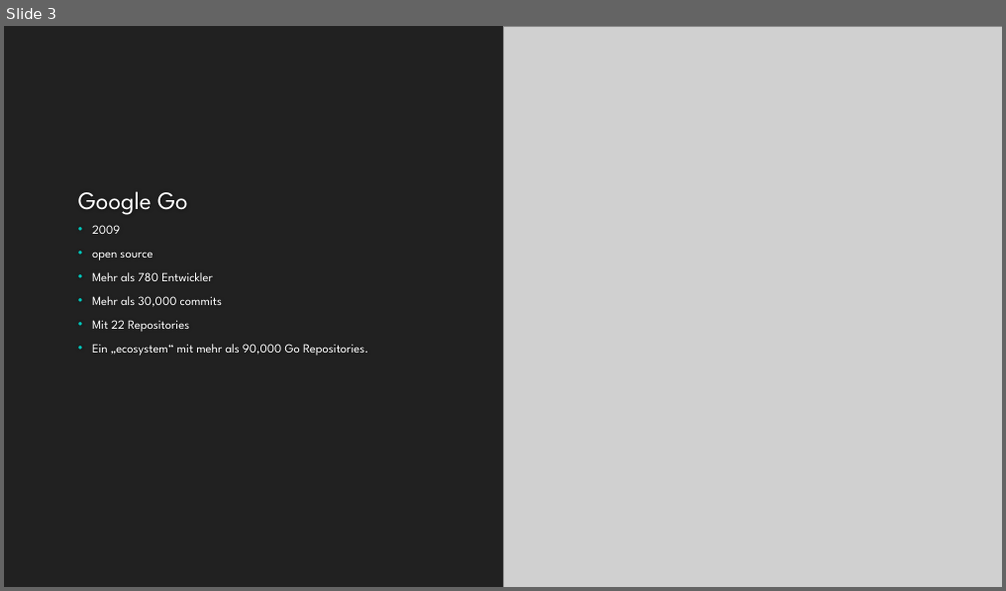
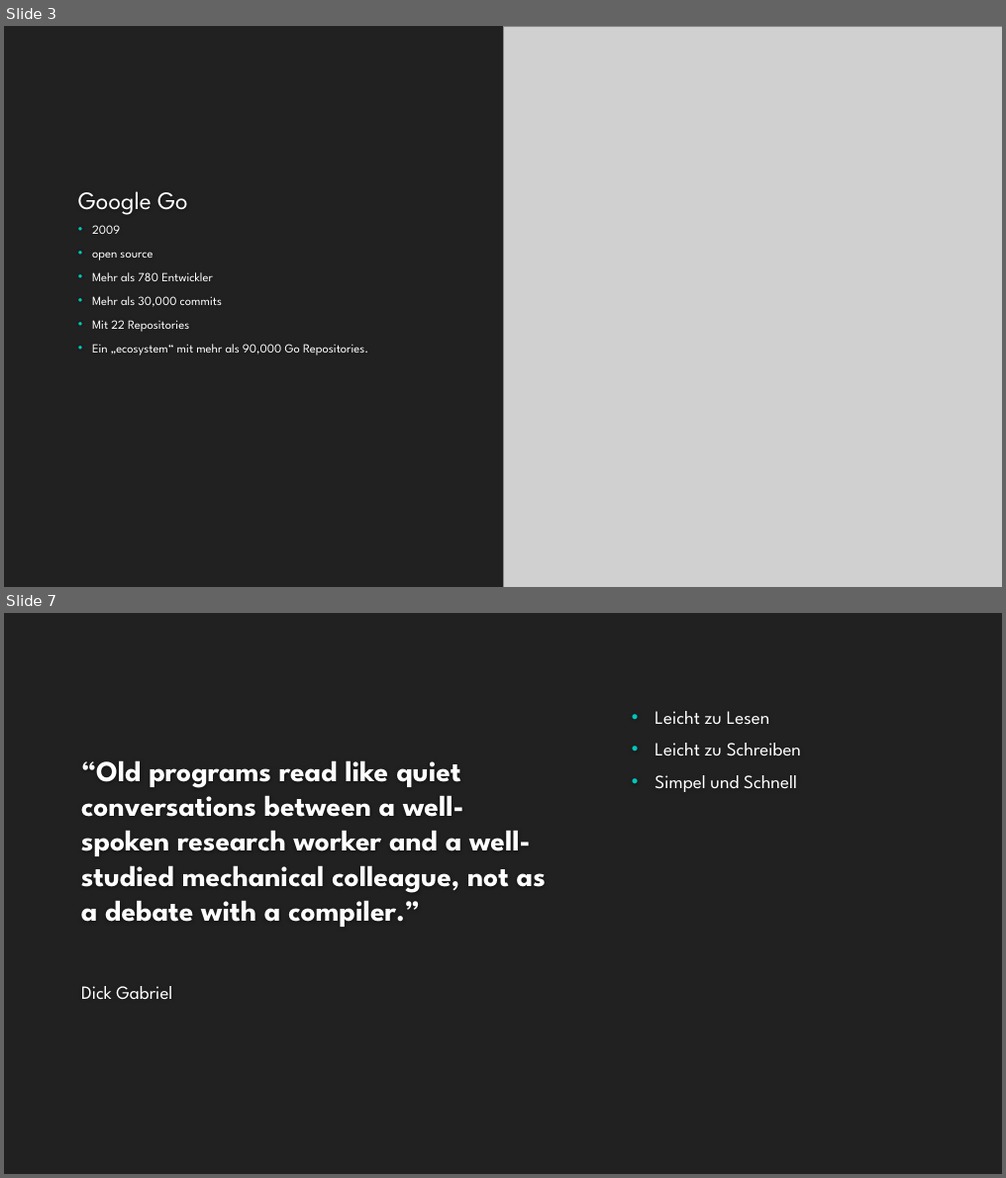
Before and after one commit to informatik-mannheim/iws_golang, a slide deck: presentation/Golang.pptx. Shown one above the other, each under a label of ours: slide 3 before the commit, slides 3 and 7 after it; the slides between them are not shown. The pictures are 1006x591 and 1006x1178 pixels, drawn with LibreOffice and Linux fonts; fonts in the diff are those of the drawing; grey boxes stand for pictures; background and template pictures are left out. Boxes give left, top, right and bottom in pixels: in the first picture for what was removed or moved away, otherwise in the second. Text is boxed around its words. In the diff, an @@ line names an element or a change of style, - is before the commit and + after.

```diff
--- a/presentation/Golang.pptx
+++ b/presentation/Golang.pptx
@@ slide 7 added at (4, 613, 1002, 1174), background #212121 @@
@@ text added at (654, 711, 801, 792), 18 pt, text #FFFFFF @@
+• Leicht zu Lesen
+• Leicht zu Schreiben
+• Simpel und Schnell
@@ title added at (81, 761, 546, 927), 28 pt, text #FEFEFE, bold @@
+“Old programs read like quiet conversations between a well-spoken research worker and a well-studied mechanical colleague, not as a debate with a compiler.”
@@ text added at (81, 986, 172, 999), 18 pt, text #FFFFFF @@
+Dick Gabriel
```
Also in this commit, not shown: 3 slides changed, 10 other slides added.
